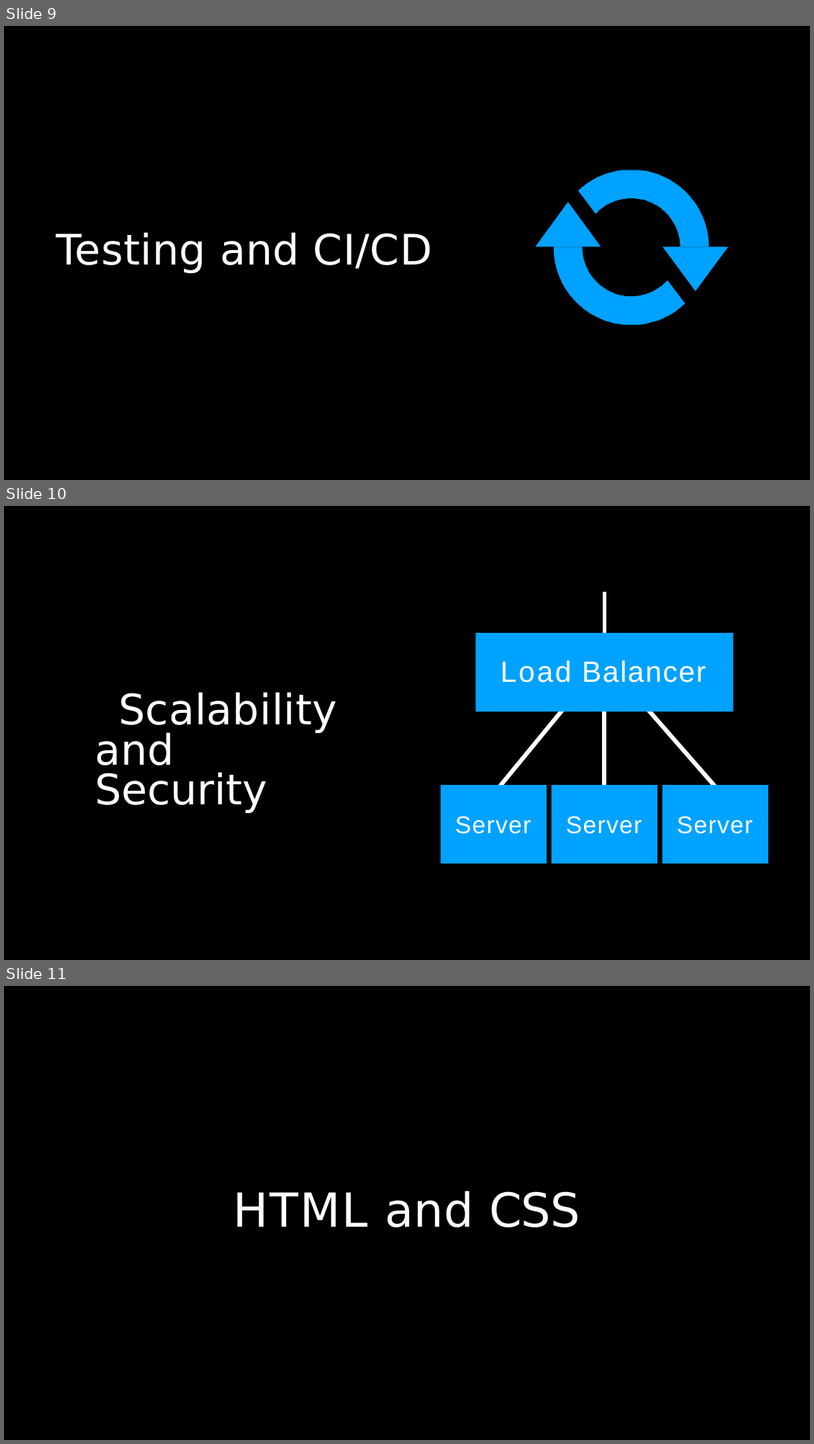
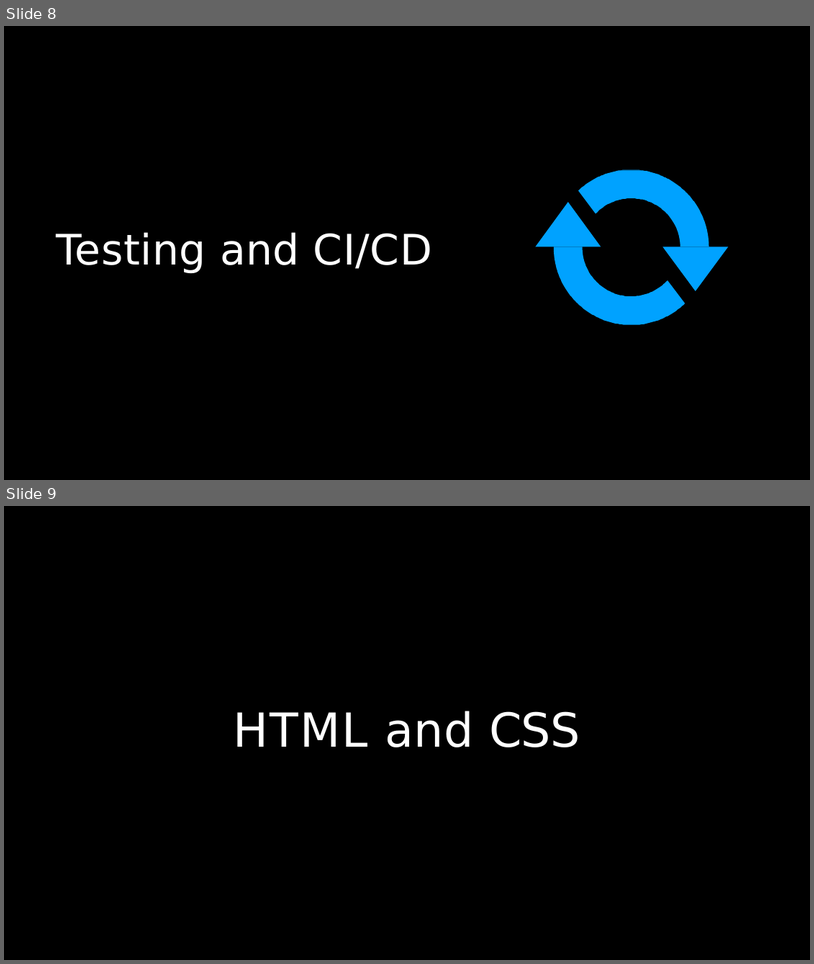
Before and after one commit to Om-Mishra7/Web-Development-WorkShop, a slide deck: Day-0/HTML-CSS/HTML-CSS.pptx. Shown one above the other, each under a label of ours: slides 9, 10 and 11 before the commit, slides 8 and 9 after it. The pictures are 814x1444 and 814x964 pixels, drawn with LibreOffice and Linux fonts; fonts in the diff are those of the drawing. Boxes give left, top, right and bottom in pixels: in the first picture for what was removed or moved away, otherwise in the second. Text is boxed around its words. In the diff, an @@ line names an element or a change of style, - is before the commit and + after.

```diff
--- a/Day-0/HTML-CSS/HTML-CSS.pptx
+++ b/Day-0/HTML-CSS/HTML-CSS.pptx
@@ slide 10 removed at (4, 506, 810, 960), background #FFFFFF; not listed: 1 template element that a slide beside it also shows @@
@@ freeform shape removed at (604, 592, 604, 633) @@
@@ freeform shape removed at (476, 633, 733, 711) @@
@@ freeform shape removed at (482, 641, 731, 807) @@
@@ title removed at (501, 660, 706, 682) @@
-Load Balancer
@@ freeform shape removed at (604, 673, 604, 800) @@
@@ text removed at (95, 692, 337, 813) @@
-Scalability and Security
@@ rectangle removed at (441, 785, 547, 863) @@
-Server
@@ rectangle removed at (551, 785, 658, 863) @@
-Server
@@ rectangle removed at (663, 785, 769, 863) @@
-Server
@@ what was slide 9 is now slide 8 @@
@@ what was slide 11 is now slide 9 @@
```
Also in this commit, not shown: 2 slides changed, 1 slide added, 3 other slides removed, 5 other files.
